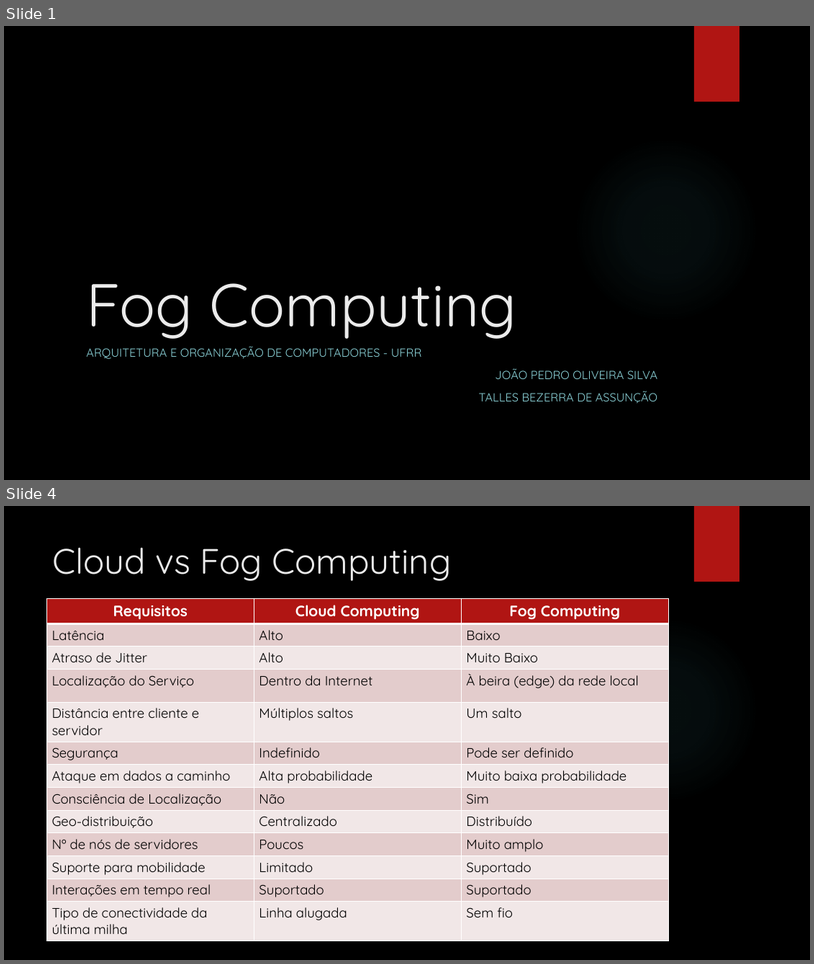
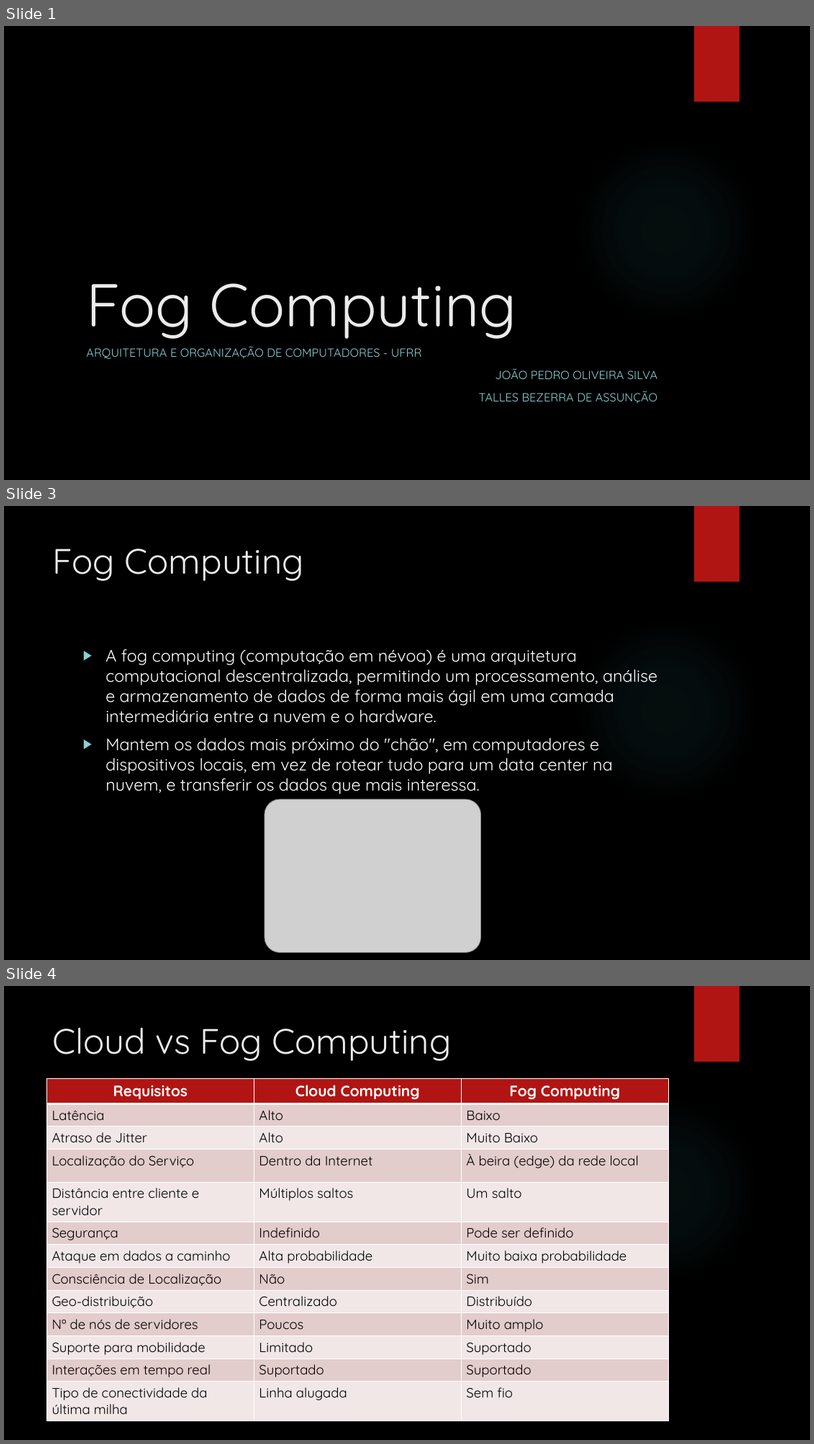
Before and after one commit to SephirothZX/AOC_2017_JPTB_FogComputing, a slide deck: Fog Computing.pptx. Shown one above the other, each under a label of ours: slides 1 and 4 before the commit, slides 1, 3 and 4 after it; the slides between them are not shown. The pictures are 814x964 and 814x1444 pixels, drawn with LibreOffice and Linux fonts; fonts in the diff are those of the drawing; grey boxes stand for pictures; background and template pictures are left out. Boxes give left, top, right and bottom in pixels: in the first picture for what was removed or moved away, otherwise in the second. Text is boxed around its words. In the diff, an @@ line names an element or a change of style, - is before the commit and + after.

```diff
--- a/Fog Computing.pptx
+++ b/Fog Computing.pptx
@@ slide 3 added at (4,506,810,960), background picture (left out); not listed: 2 template elements that a slide beside it also shows @@
@@ title added at (53,548,304,581), 42 pt, text #EBEBEB @@
+Fog Computing
@@ text added at (106,649,658,794), 20 pt, text #FFFFFF @@
+▶ A fog computing (computação em névoa) é uma arquitetura computacional descentralizada, permitindo um processamento, análise e armazenamento de dados de forma mais ágil em uma camada intermediária entre a nuvem e o hardware.
+▶ Mantem os dados mais próximo do "chão", em computadores e dispositivos locais, em vez de rotear tudo para um data center na nuvem, e transferir os dados que mais interessa.
@@ picture added at (265,800,481,952) @@
```
Also in this commit, not shown: 1 other slide added, 2 slides removed.
